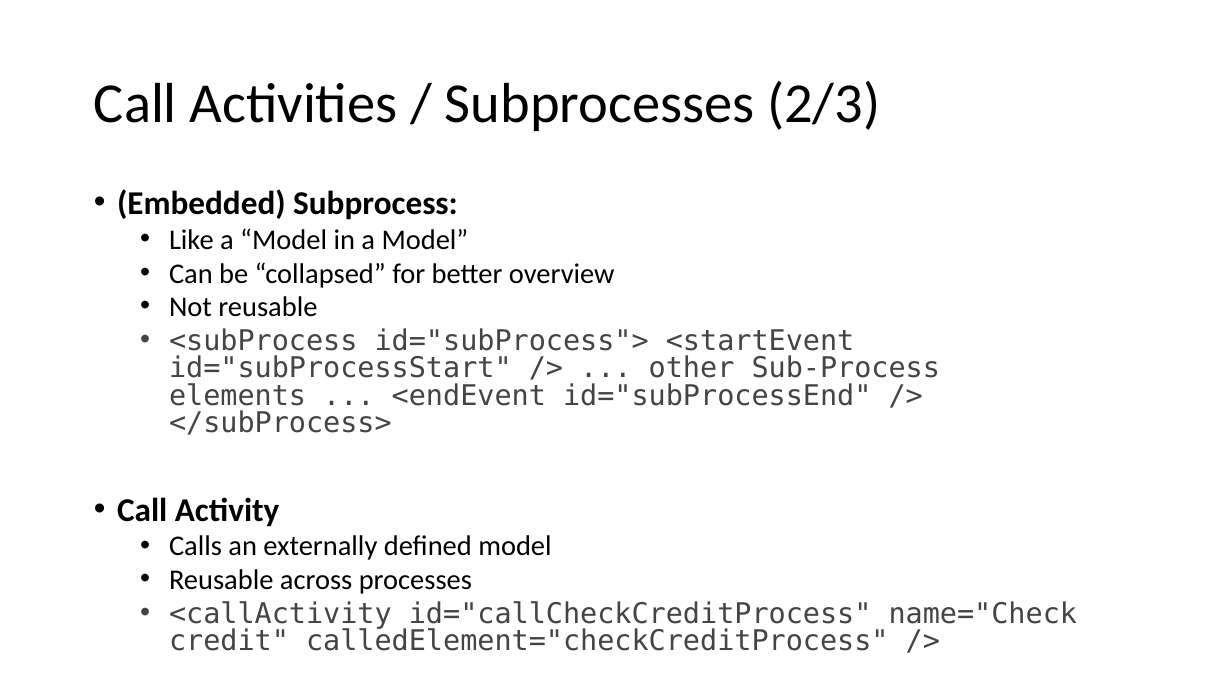
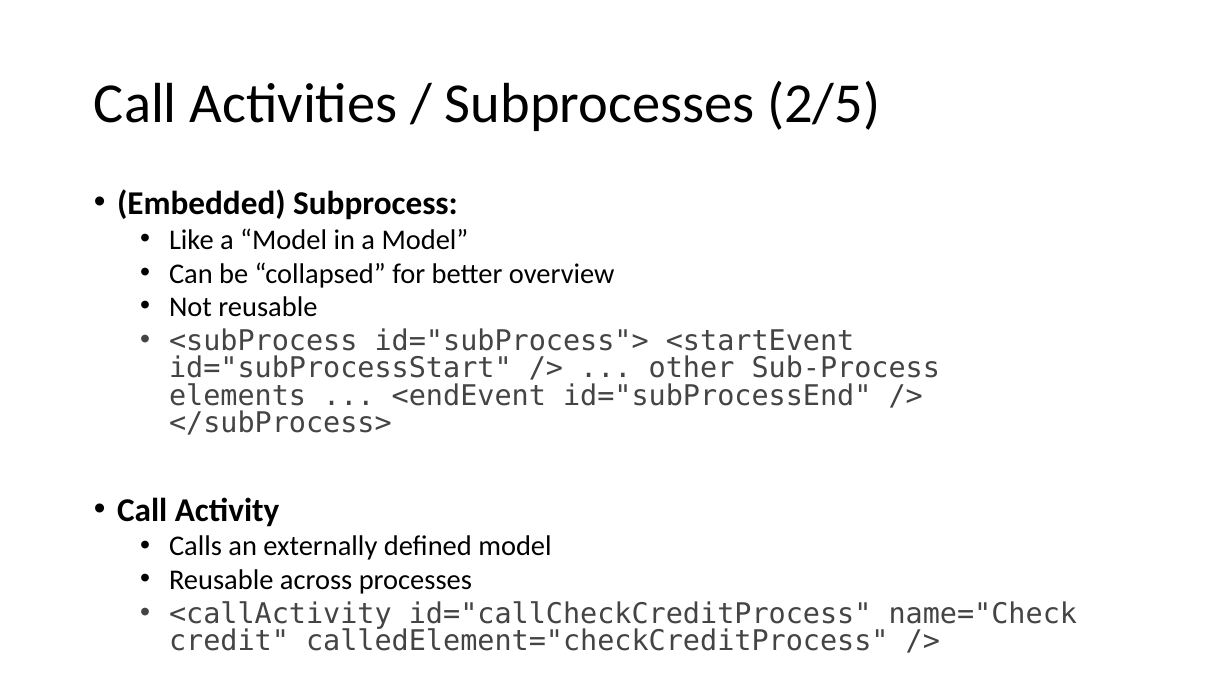
Before and after one commit to nkilchenmann/niks-flowable-demo, a slide deck: slide 14 of flowable-demo/src/main/resources/devsupport/Flowable_Demo.pptx. Drawn at 1232x693 pixels with LibreOffice and Linux fonts; fonts in the diff are those of the drawing. Boxes give left, top, right and bottom in pixels: in the first picture for what was removed or moved away, otherwise in the second. Text is boxed around its words. In the diff, an @@ line names an element or a change of style, - is before the commit and + after.

Commit message:
added call activity variables example

```diff
--- a/flowable-demo/src/main/resources/devsupport/Flowable_Demo.pptx
+++ b/flowable-demo/src/main/resources/devsupport/Flowable_Demo.pptx
@@ title at box(94, 81, 880, 131): text changed @@
-Call Activities / Subprocesses (2/3)
+Call Activities / Subprocesses (2/5)
```
Also in this commit, not shown: 2 other slides changed, 2 slides added, 7 other files.
